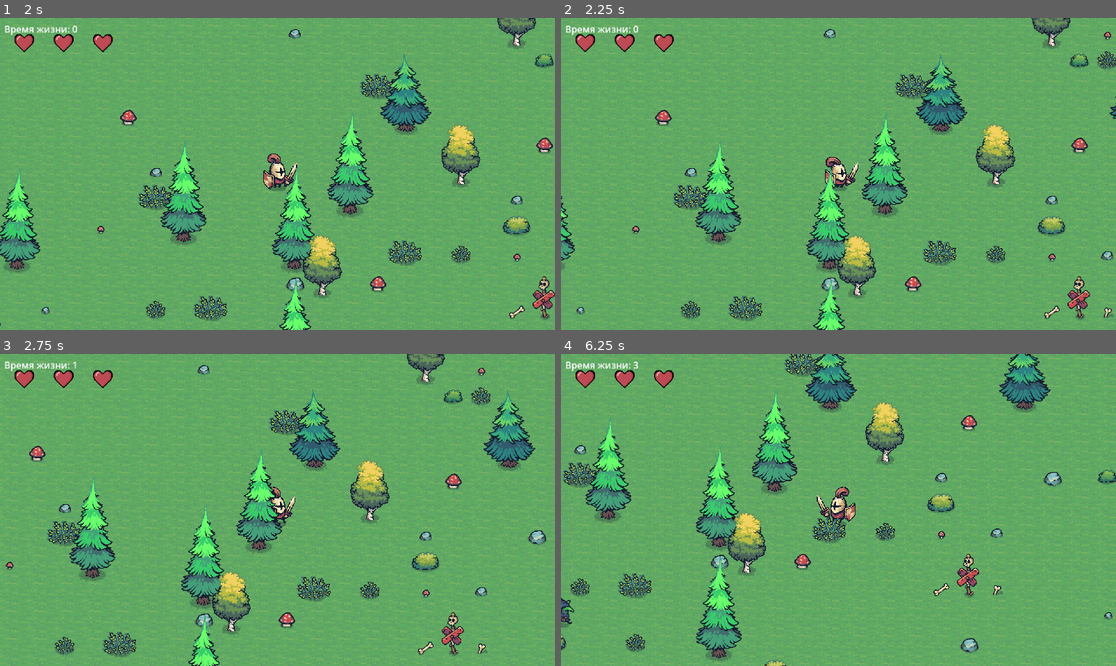
Above: before the commit, frames 1-4 (two rows, left to right).
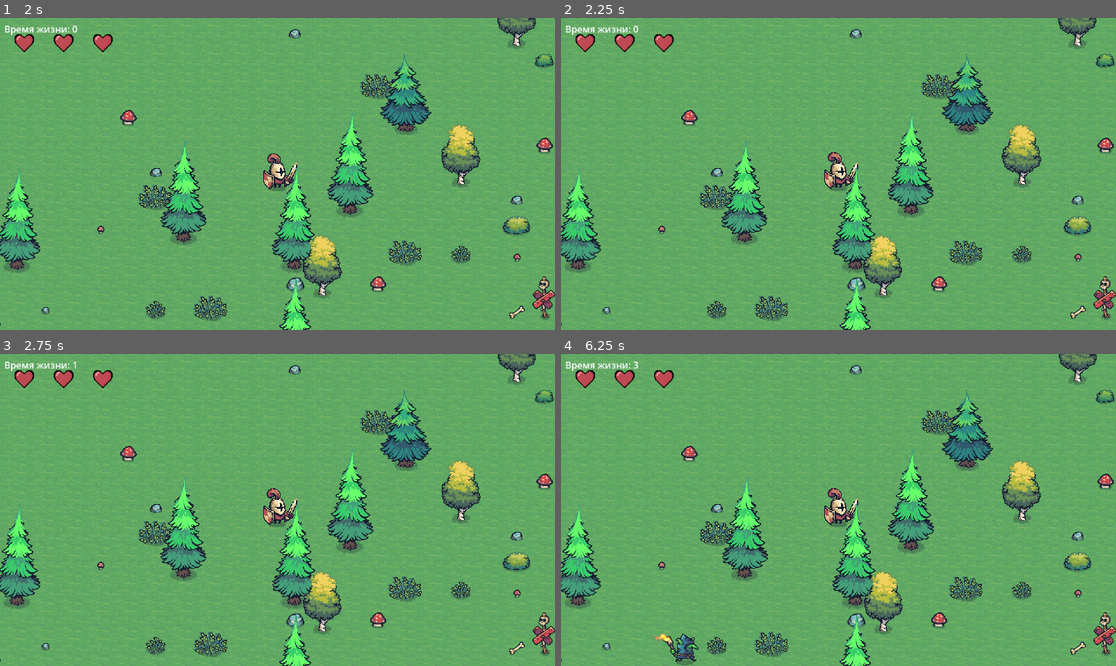
Above: after the commit, the same moments.

Repository: darkicestormteam/Fgame
Game: Godot game, scene res://scenes/mainmenu.tscn
The game is run twice, just before and just after one commit, with the same random seed, the same clock (stepped at 60 frames per second) and the same inputs.
Inputs (mouse positions are in pixels of both pictures, inside the frame that each line leads up to):
- Up to frame 1 (2 s): click "старт" at 0.5 s; click "старт" at 1.25 s
- Up to frame 2 (2.25 s): hold D (move_right) from 2.03 s (still down)
- Up to frame 3 (2.75 s): keep holding D (move_right)
- Up to frame 4 (6.25 s): release D (move_right) at 2.78 s; hold S (move_down) 2.78-3.53 s; hold D (move_right) 3.53-4.28 s; hold W (move_up) 4.28-5 s; click (777, 510) at 5 s; hold A (move_left) from 5.78 s (still down)

Frame 1 is identical in both runs. In frame 2, 20% of the frame differs, in the area x 0-100%, y 0-100%; in frame 3, 23%; in frame 4, 24%.
Error after the commit: Parse Error: Identifier "hp_bar_node" not declared in the current scope. (res://script/player.gd:58)

Commit message:
update branch

Diff:
--- a/scenes/game.tscn
+++ b/scenes/game.tscn
@@ -783,6 +783,7 @@
 
 [node name="BoundaryZone" type="Area2D" parent="."]
 collision_layer = 1
+groups = ["boundary_zone"]
 collision_mask = 2
 
 [node name="woll" type="CollisionShape2D" parent="BoundaryZone"]
--- a/script/game.gd
+++ b/script/game.gd
@@ -74,11 +74,6 @@
 	spellmenu.show_spellmenu()
 
 func _on_boundary_zone_body_exited(body: Node2D) -> void:
-	# Проверяем, что это игрок
-	if body.is_in_group("player") or body is CharacterBody2D:
-		var player = body
-		# Вычисляем направление от центра границы к игроку
-		var direction_to_player = (player.global_position - boundary_center).normalized()
-		# Возвращаем игрока обратно в круг, устанавливая позицию на границе
-		player.global_position = boundary_center + direction_to_player * boundary_radius
-		print("Игрок попытался выйти за границу и был возвращен")
+	# Этот метод больше не используется для телепортации,
+	# так как мы используем непрерывную проверку в player.gd
+	pass
--- a/script/player.gd
+++ b/script/player.gd
@@ -13,6 +13,7 @@
 @onready var sword_whoosh: AudioStreamPlayer2D = $"Sword Whoosh"
 @onready var footstep: AudioStreamPlayer2D = $Footstep
 @onready var invincibility_timer: Timer = $InvincibilityTimer
+@onready var boundary_zone: Area2D = null  # Ссылка на зону границы (будет найдена в _ready)
 
 var is_attacking: bool = false
 var enemies_in_area: Array = []
@@ -25,16 +26,13 @@
 var original_facing_right: bool = true
 var is_swordup_playing: bool = false  # Флаг для отслеживания воспроизведения swordUP
 
-# Система жизней
-var max_lives: int = 3
-var current_lives: int = 3
-var is_invincible: bool = false
-var blink_visible: bool = true
-var hp_bar_node: Node = null
-
 # Тип текущей атаки
 var attack_type: String = "normal"
 var splash_attack_timer: Timer
+
+# Параметры границы
+var boundary_center: Vector2
+var boundary_radius: float
 
 func _ready() -> void:
 	add_to_group("player")
@@ -58,6 +56,15 @@
 
 	await get_tree().process_frame
 	hp_bar_node = get_tree().get_first_node_in_group("hp_bar")
+
+	# Инициализация параметров границы
+	boundary_zone = get_tree().get_first_node_in_group("boundary_zone")
+	if boundary_zone and boundary_zone.get_node_or_null("woll"):
+		var collision_shape = boundary_zone.get_node("woll") as CollisionShape2D
+		if collision_shape and collision_shape.shape is CircleShape2D:
+			boundary_center = collision_shape.global_position
+			boundary_radius = collision_shape.shape.radius * collision_shape.global_scale.x
+			print("Граница установлена в player.gd: центр=", boundary_center, " радиус=", boundary_radius)
 
 func _process(_delta: float) -> void:
 	if is_invincible:
@@ -224,6 +231,15 @@
 
 	velocity = input_direction * SPEED
 
+	# Проверка и ограничение выхода за границу круга
+	if boundary_radius > 0:
+		var distance_from_center = global_position.distance_to(boundary_center)
+		if distance_from_center > boundary_radius:
+			# Вычисляем направление от центра к игроку
+			var direction_to_player = (global_position - boundary_center).normalized()
+			# Устанавливаем позицию игрока точно на границе круга
+			global_position = boundary_center + direction_to_player * boundary_radius
+
 	if velocity.length_squared() > 0:
 		var is_sword_up_combo_active: bool = (sword_up_unlocked and is_second_attack_active)
 
Not shown, changed: .gitignore
